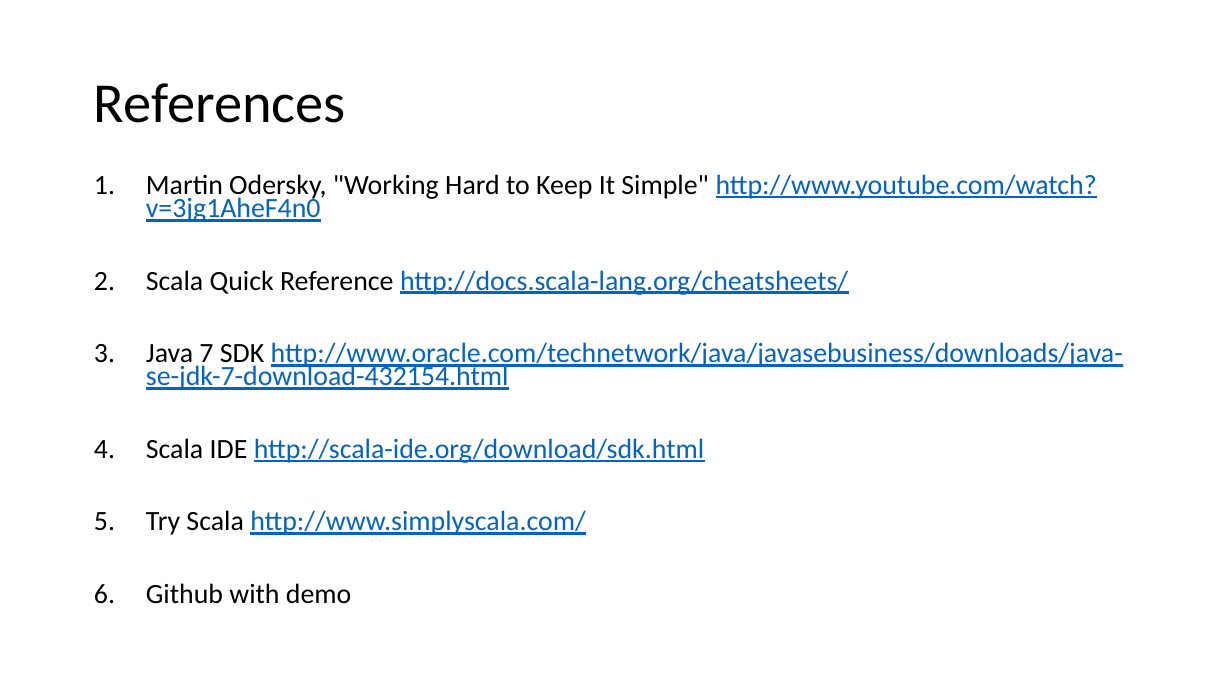
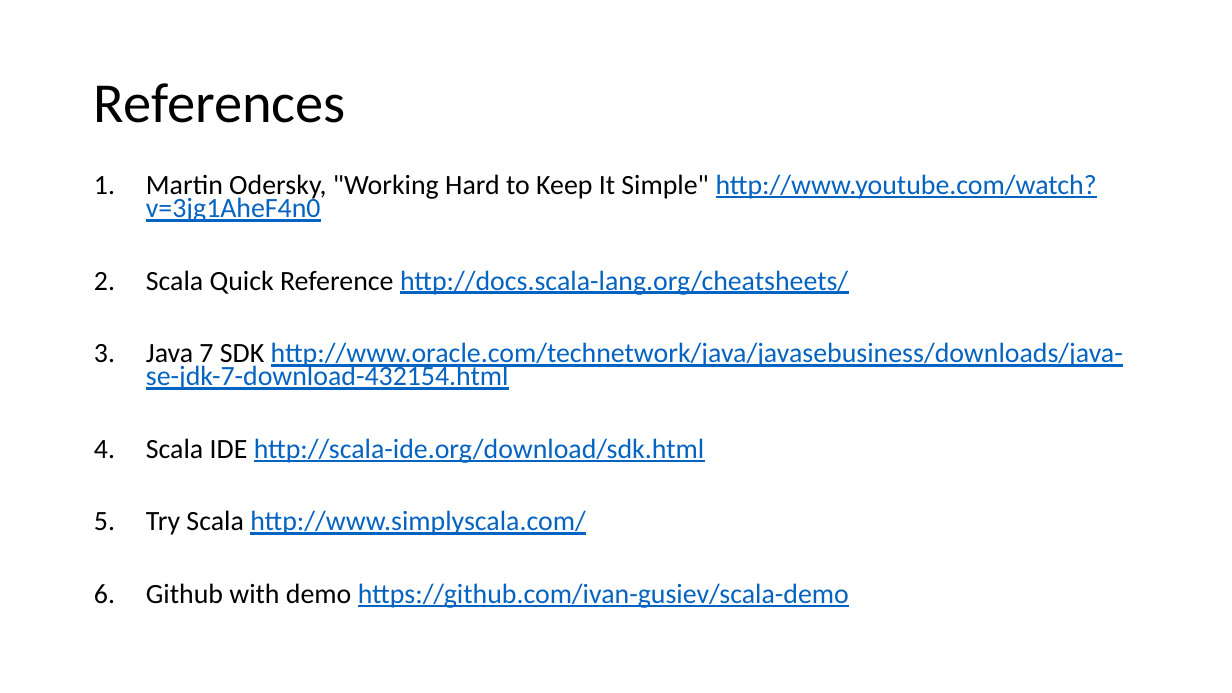
Before and after one commit to ivan-gusiev/scala-demo, a slide deck: slide 13 of Introduction to Scala.pptx. Drawn at 1232x693 pixels with LibreOffice and Linux fonts; fonts in the diff are those of the drawing. Boxes give left, top, right and bottom in pixels: in the first picture for what was removed or moved away, otherwise in the second. Text is boxed around its words. In the diff, an @@ line names an element or a change of style, - is before the commit and + after.

Commit message:
Added reference to this repo in slides.

```diff
--- a/Introduction to Scala.pptx
+++ b/Introduction to Scala.pptx
@@ text at [146, 583, 849, 608]: text changed; text colour #000000 to #0563C1 @@
-6. Github with demo
+6. Github with demo https://github.com/ivan-gusiev/scala-demo
```
